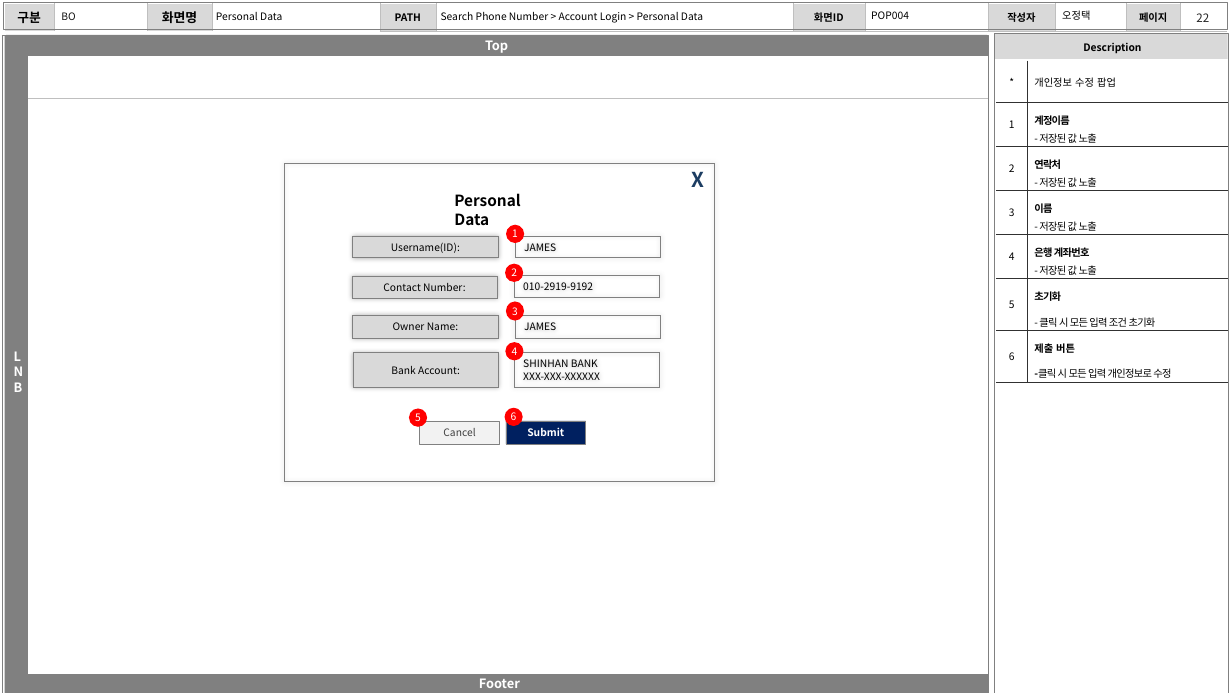
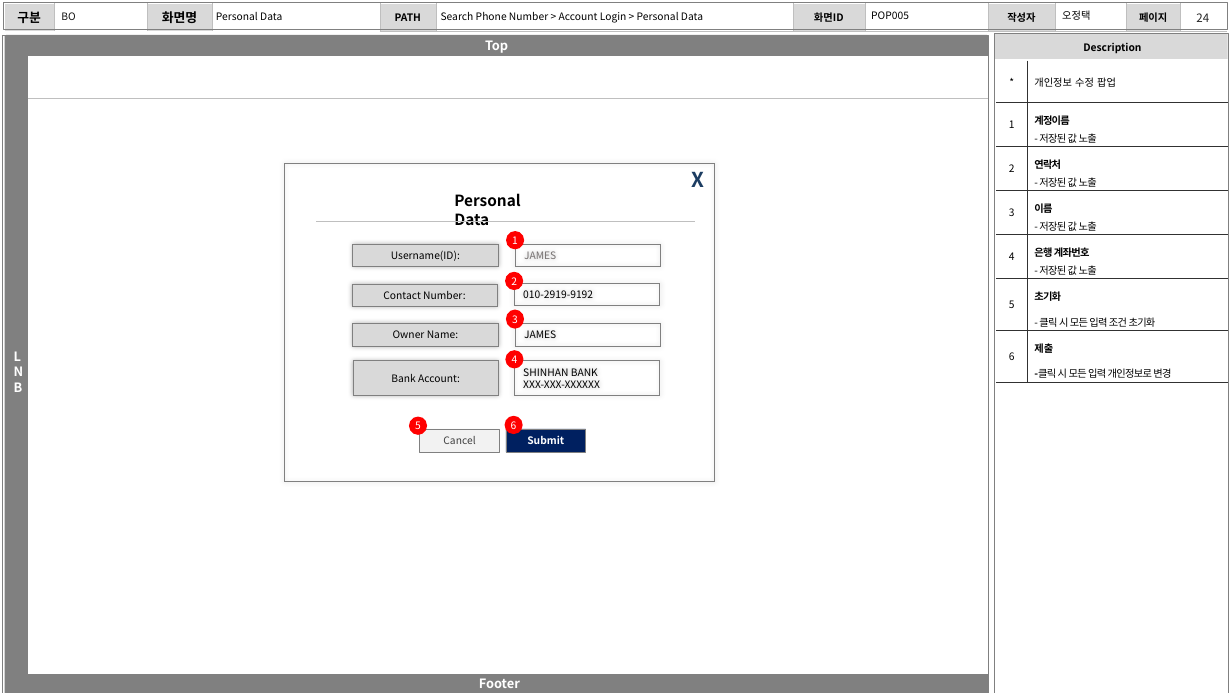
Before and after one commit to zhengze00/SpringBoot-MariaDB-master, a slide deck: slide 24 of Project File/화면설계.pptx (slide 22 before the commit). Drawn at 1232x693 pixels with LibreOffice and Linux fonts; fonts in the diff are those of the drawing. Boxes give left, top, right and bottom in pixels: in the first picture for what was removed or moved away, otherwise in the second. Text is boxed around its words. In the diff, an @@ line names an element or a change of style, - is before the commit and + after.

```diff
--- a/Project File/화면설계.pptx
+++ b/Project File/화면설계.pptx
@@ text at [871, 11, 909, 19]: text changed @@
-POP004
+POP005
@@ page number at [1196, 13, 1209, 22]: text changed @@
-22
+24
@@ table at [996, 61, 1227, 382] @@
-row 7, column 2: 제출 버튼 / -클릭 시 모든 입력 개인정보로 수정
+row 7, column 2: 제출 / -클릭 시 모든 입력 개인정보로 변경
@@ line added from (316, 222) to (696, 222), #BFBFBF 0.25 pt @@
@@ rectangle "JAMES" at [515, 244, 660, 266]: text colour #000000 to #767171 @@
@@ 2 rectangles, 1 ellipse: place and size @@
-2 rectangles, 1 ellipse at [353, 225, 659, 387]
+2 rectangles, 1 ellipse at [353, 231, 659, 395]
@@ 8 rectangles, 5 ellipses: place and size @@
-8 rectangles, 5 ellipses at [352, 236, 660, 445]
+8 rectangles, 5 ellipses at [352, 244, 660, 452]
```
Also in this commit, not shown: 16 other slides changed, 2 slides added, 5 other files.
